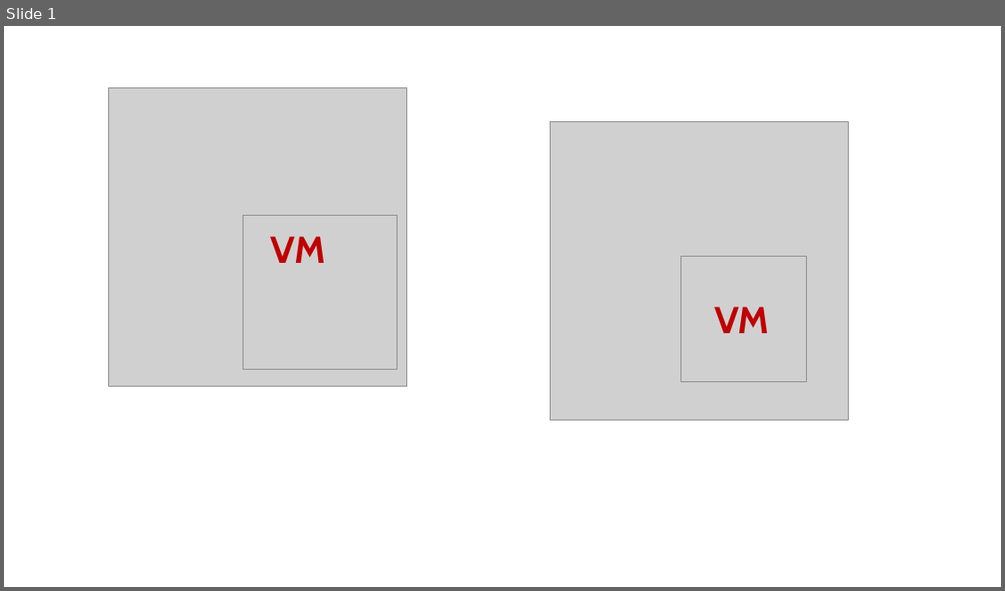
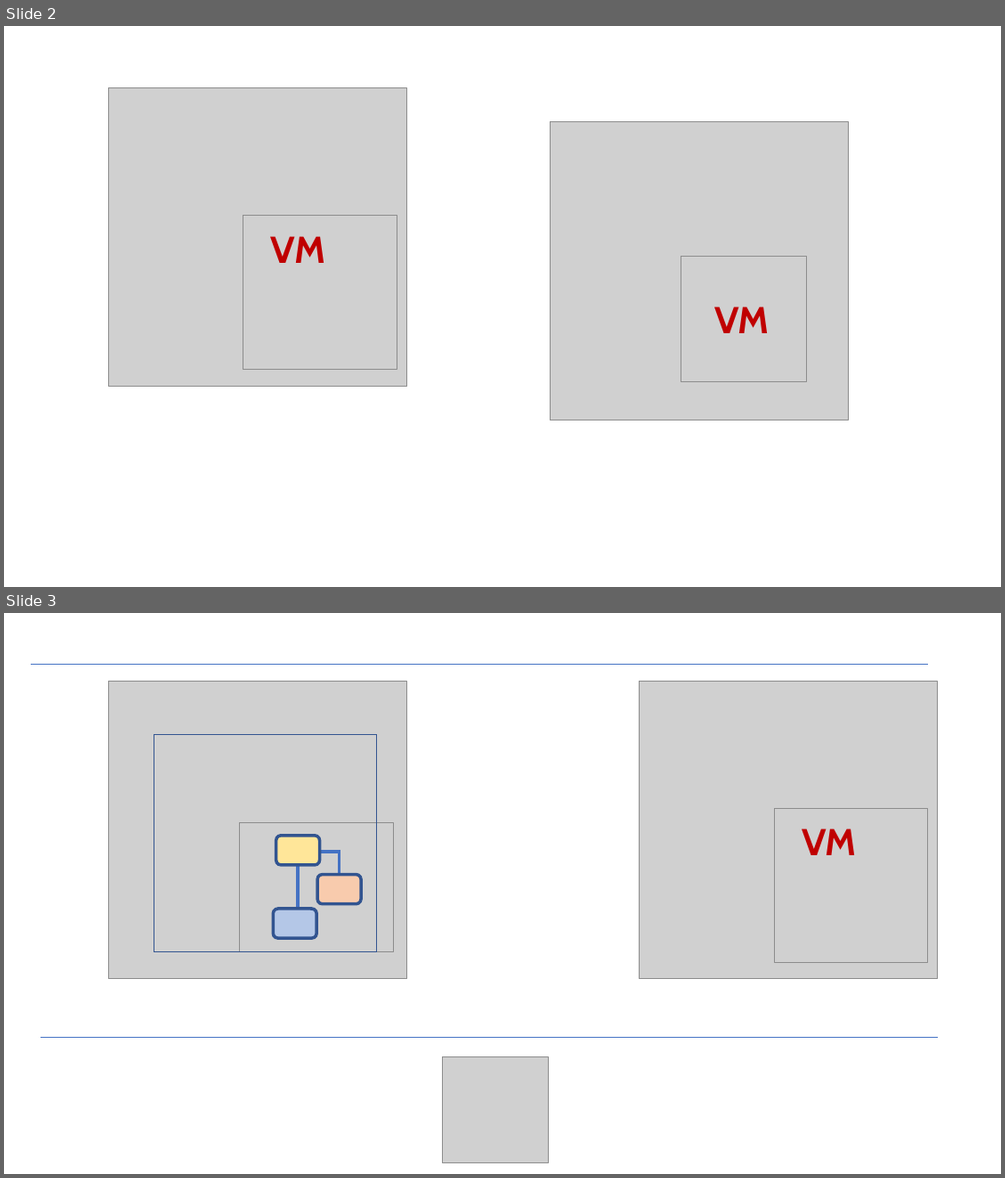
Before and after one commit to telosys-tools-doc/telosys-images, a slide deck: icons/icons-for-github/v3/Telosys-v3-GitHub-Icones.pptx. Shown one above the other, each under a label of ours: slide 1 before the commit, slides 2 and 3 after it. The pictures are 1005x591 and 1005x1178 pixels, drawn with LibreOffice and Linux fonts; fonts in the diff are those of the drawing; grey boxes stand for pictures. Boxes give left, top, right and bottom in pixels: in the first picture for what was removed or moved away, otherwise in the second. Text is boxed around its words. In the diff, an @@ line names an element or a change of style, - is before the commit and + after.

```diff
--- a/icons/icons-for-github/v3/Telosys-v3-GitHub-Icones.pptx
+++ b/icons/icons-for-github/v3/Telosys-v3-GitHub-Icones.pptx
@@ slide 3 added at bbox=[4, 613, 1001, 1174], background #FFFFFF @@
@@ line added from (31, 664) to (928, 664), #4472C4 0.5 pt @@
@@ picture added at bbox=[109, 681, 407, 979] @@
@@ picture added at bbox=[639, 681, 938, 979] @@
@@ rectangle added at bbox=[154, 735, 376, 952], outline #325491 1 pt @@
@@ picture added at bbox=[240, 823, 394, 952] @@
@@ picture added at bbox=[774, 808, 928, 962] @@
@@ rounded rectangle added at bbox=[276, 835, 320, 864], fill #FFE699, outline #325491 3 pt @@
@@ line added from (339, 852) to (307, 852), #4472C4 3 pt @@
@@ line added from (339, 875) to (339, 850), #4472C4 3 pt @@
@@ text added at bbox=[801, 828, 857, 855], 36 pt, text #C00000, bold @@
+VM
@@ line added from (298, 856) to (298, 916), #4472C4 3 pt @@
@@ rounded rectangle added at bbox=[317, 875, 361, 904], fill #F8CBAD, outline #325491 3 pt @@
@@ rounded rectangle added at bbox=[273, 908, 316, 938], fill #B4C7E7, outline #325491 3 pt @@
@@ line added from (40, 1037) to (938, 1037), #4472C4 0.5 pt @@
@@ picture added at bbox=[442, 1056, 549, 1163] @@
@@ what was slide 1 is now slide 2 @@
```
Also in this commit, not shown: 1 other slide added, 3 other files.
